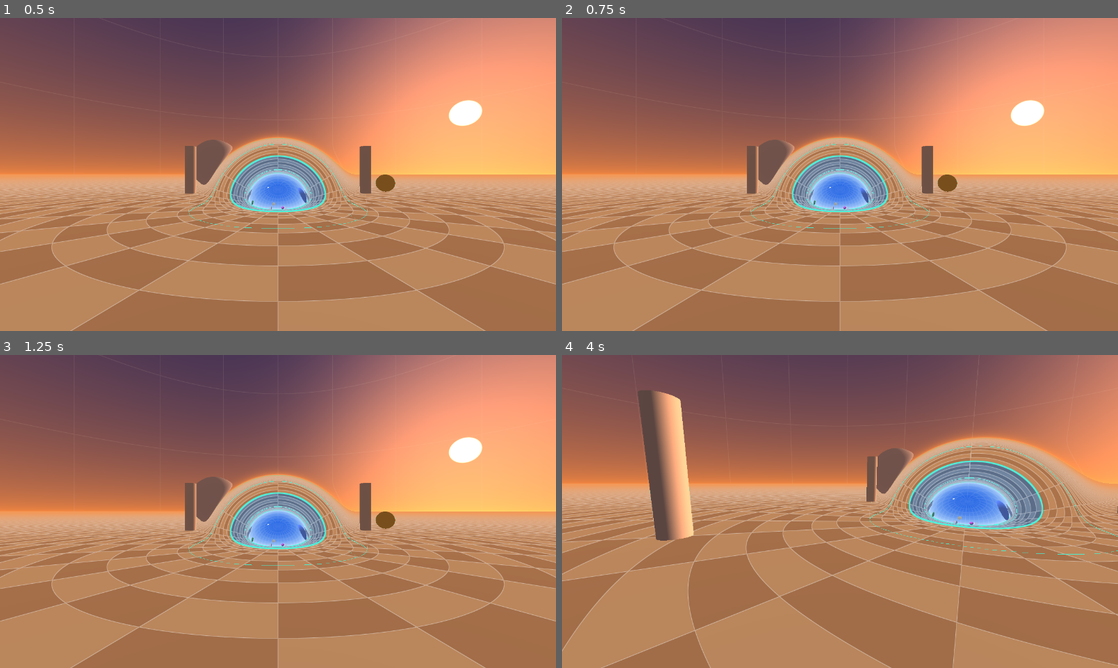
Above: before the commit, frames 1-4 (two rows, left to right).
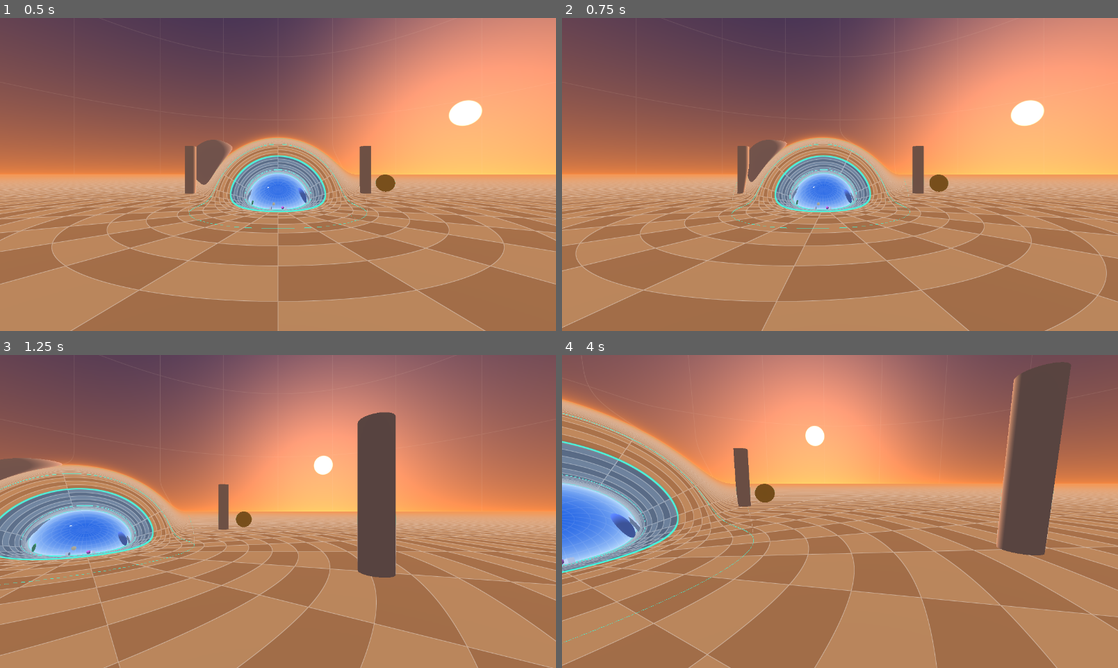
Above: after the commit, the same moments.

Repository: pomid0rko0/steam-frame-wromhole
Game: Godot game, scene res://main.tscn
Same seed, same stepped clock (60 frames per second), same inputs: the game is played once before the commit and once after it.
Inputs (mouse positions are in pixels of both pictures, inside the frame that each line leads up to):
- Up to frame 1 (0.5 s): no input
- Up to frame 2 (0.75 s): tap Enter at 0.5 s; move the mouse to (962, 158) at 0.52 s; hold D from 0.53 s (still down); hold Shift from 0.53 s (still down); click (962, 158) at 0.67 s
- Up to frame 3 (1.25 s): keep holding D; keep holding Shift; tap E at 0.8 s
- Up to frame 4 (4 s): move the mouse to (812, 511) at 1.27 s; release D at 1.28 s; release Shift at 1.28 s; hold W from 1.28 s (still down); tap E at 1.35, 3.8 s; tap Q at 1.55 s; move the mouse to (851, 505) at 2.02 s; hold Q 2.03-2.78 s; tap R at 2.3, 2.85 s; move the mouse to (834, 517) at 2.77 s; tap Shift at 3.05 s; move the mouse to (878, 514) at 3.52 s; hold Shift from 3.53 s (still down)

Frame 1 is identical in both runs. In frame 2, 18% of the frame differs, in the area x 0-100%, y 37-100%; in frame 3, 54%; in frame 4, 62%, in the area x 0-100%, y 0-100%.

Commit message:
Walking: left stick walks (left trigger runs), right stick snap-turns 30 degrees
Split from the controls sketch; needs nothing but main.

- the left stick moves the feet along floor geodesics relative to where the
  head looks, 1.5 m/s, 4 m/s with the left trigger; it walks through the
  throat into universe B like the feet do
- the right stick snap-turns 30 degrees around the head, once per push;
  A goes back to the start
- the overlay's chart -> play map is redone after stick moves and turns
- godot.log gets the controllers' interaction profiles, stick values and
  input focus changes, for when the sticks do nothing in the headset
- keyboard: WASD, Shift, Q/E, R
- tests/walking_test.gd: speed, direction kept, snap turn, reset, a run
  through the throat into B on the floor; the stereo check gets case 3, a
  stick walk and a snap turn before the capture (test_stereo.sh runs the
  check cases with --fixed-fps 60 so every mode walks the same way)

Not checked in the headset.

Co-Authored-By: Claude Opus 5.5 <noreply@anthropic.com>
Claude-Session: https://claude.ai/code/session_01Wt86m4dW67tq47J29zezFu

Diff:
--- a/godot/main.gd
+++ b/godot/main.gd
@@ -1,18 +1,22 @@
 extends Node3D
-## Real-time wormhole for VR: walking in the room is the only way to move. Every pixel is ray
-## traced along a geodesic of the wormhole space in the shader; this script tracks where the
-## viewer is in that curved space.
+## Real-time wormhole for VR: walking in the room, the left stick walks, the right stick
+## snap-turns (button map in the README). Every pixel is ray traced along a geodesic of the
+## wormhole space in the shader; this script tracks where the viewer is in that curved space.
 ##
 ## Body model: the feet stay on the floor (the totally geodesic equatorial surface
-## n.z = 0). Physical movement in the play space moves the feet along floor geodesics,
-## parallel-transporting the play-space axes; the head sits head-height above the feet
-## along the floor normal. Each eye is derived in the shader from that view's own
-## matrices (see shaders/wormhole.gdshader).
+## n.z = 0). Physical movement in the play space and stick locomotion move the feet along
+## floor geodesics, parallel-transporting the play-space axes; snap turns rotate those axes;
+## the head sits head-height above the feet along the floor normal. Each eye is derived in
+## the shader from that view's own matrices (see shaders/wormhole.gdshader).
 
 # optozorax's SDF (sphere 0.3, planes +-0.5, union_round 0.1) at 1 unit = 10 m
 const THROAT_RADIUS := 3.0
 const HALF_LENGTH := 5.0
 const FILLET := 1.0
+const WALK_SPEED := 1.5             # metres per second at full stick
+const RUN_SPEED := 4.0
+const STICK_DEAD_ZONE := 0.15
+const SNAP_ANGLE := deg_to_rad(30.0)
 const START_POS := Vector3(10.0, 0.0, 0.0)   # chart A, on the floor
 const START_FORWARD := Vector3(-1.0, 0.0, 0.0)
 const DESKTOP_HEAD_HEIGHT := 1.6
@@ -42,6 +46,12 @@
 var desktop_pitch := 0.0
 var await_pose := false        # XR: place the viewer once head tracking delivers a pose
 var show_check := false         # the stereo check (see _add_check)
+var left_hand: XRController3D
+var right_hand: XRController3D
+var button_was := {}
+var snap_armed := true          # the right stick went back to the middle since the last turn
+var logged_profiles := {}
+var input_log_time := 0.0
 var overlay: Node3D            # drawn by Godot itself in chart A coordinates; maps chart A -> play
 
 
@@ -53,6 +63,10 @@
 		var oxr := xr as OpenXRInterface
 		if oxr:
 			oxr.pose_recentered.connect(func() -> void: recentered = true)
+			# for godot.log: input reaches the app only while the session is focused (an open
+			# SteamVR dashboard takes the focus away)
+			oxr.session_visible.connect(func() -> void: print("XR session visible (no input focus: dashboard open?)"))
+			oxr.session_focussed.connect(func() -> void: print("XR session focused: controller input active"))
 		await_pose = true
 		# Render XR from a SubViewport. With XR on the root viewport Godot also mirrors the left
 		# eye into the desktop window, and SteamVR may show that window on a virtual screen
@@ -69,6 +83,12 @@
 	camera = XRCamera3D.new()
 	camera.near = 0.05
 	origin.add_child(camera)
+	left_hand = XRController3D.new()
+	left_hand.tracker = &"left_hand"
+	origin.add_child(left_hand)
+	right_hand = XRController3D.new()
+	right_hand.tracker = &"right_hand"
+	origin.add_child(right_hand)
 
 	material = ShaderMaterial.new()
 	material.shader = load("res://shaders/wormhole.gdshader")
@@ -125,19 +145,35 @@
 		camera.basis = Basis.from_euler(Vector3(desktop_pitch, desktop_yaw, 0.0))
 
 
-func _process(_delta: float) -> void:
+func _process(delta: float) -> void:
 	if await_pose and not camera.transform.is_equal_approx(Transform3D.IDENTITY):
 		# the first tracked pose: face the start direction from where the head actually is
 		await_pose = false
 		place(1.0, START_POS, START_FORWARD)
+	if in_xr:
+		_log_input(delta)
+	var moved := _handle_turn_and_reset()
+
 	var head := camera.transform   # play space (the origin never moves)
 	var hz := Vector2(head.origin.x, head.origin.z)
 	if recentered:
 		prev_head = hz
 		recentered = false
+		moved = true
+	var step := hz - prev_head
+	prev_head = hz
+	var stick := _move_input()
+	if stick.length() > STICK_DEAD_ZONE:
+		# along the stick, relative to where the head looks
+		var fwd := _head_forward_xz()
+		var rgt := Vector2(-fwd.y, fwd.x)
+		var speed := RUN_SPEED if _run_pressed() else WALK_SPEED
+		step += (stick.y * fwd + stick.x * rgt) * speed * delta
+		moved = true
+	_walk(step)
+	if moved:
+		# the controls moved the world against the room; physical walking does not
 		_update_chart_map()
-	_walk(hz - prev_head)
-	prev_head = hz
 	if overlay:
 		# the chart -> play map only exists with the feet in the flat part
 		overlay.visible = foot_l > space.L
@@ -148,6 +184,62 @@
 	material.set_shader_parameter("head_n", hp[1])
 	material.set_shader_parameter("head_f", PackedVector4Array(hp[2]))
 	material.set_shader_parameter("head_pos", head.origin)
+
+
+## Writes the controllers' interaction profiles and stick values to godot.log.
+func _log_input(delta: float) -> void:
+	for hand: XRController3D in [left_hand, right_hand]:
+		var tracker := XRServer.get_tracker(hand.tracker) as XRControllerTracker
+		var profile: String = tracker.profile if tracker else "(no tracker)"
+		if logged_profiles.get(hand.tracker, "") != profile:
+			logged_profiles[hand.tracker] = profile
+			print(hand.tracker, " interaction profile: ", profile)
+	input_log_time -= delta
+	var ls := left_hand.get_vector2(&"primary")
+	var rs := right_hand.get_vector2(&"primary")
+	if input_log_time <= 0.0 and (ls.length() > 0.2 or rs.length() > 0.2):
+		input_log_time = 2.0
+		print("sticks left ", ls, " right ", rs)
+
+
+func _pressed_once(key: String, down: bool) -> bool:
+	var was: bool = button_was.get(key, false)
+	button_was[key] = down
+	return down and not was
+
+
+## Left stick / WASD: x right, y forward.
+func _move_input() -> Vector2:
+	var v := Vector2.ZERO
+	if in_xr:
+		v = left_hand.get_vector2(&"primary")
+	v.x += float(Input.is_key_pressed(KEY_D)) - float(Input.is_key_pressed(KEY_A))
+	v.y += float(Input.is_key_pressed(KEY_W)) - float(Input.is_key_pressed(KEY_S))
+	return v.limit_length(1.0)
+
+
+## Left trigger / Shift.
+func _run_pressed() -> bool:
+	return Input.is_key_pressed(KEY_SHIFT) or (in_xr and left_hand.get_float(&"trigger") > 0.5)
+
+
+## Right stick left/right (Q / E): snap turn. Right A (R): back to the start. True if either
+## moved the viewer against the room.
+func _handle_turn_and_reset() -> bool:
+	var turn := 0.0
+	if in_xr:
+		turn = right_hand.get_vector2(&"primary").x
+	turn += float(Input.is_key_pressed(KEY_E)) - float(Input.is_key_pressed(KEY_Q))
+	var moved := false
+	if absf(turn) > 0.7 and snap_armed:
+		_rotate_frame(signf(turn) * SNAP_ANGLE)
+		snap_armed = false
+		moved = true
+	elif absf(turn) < 0.3:
+		snap_armed = true
+	if _pressed_once("reset", Input.is_key_pressed(KEY_R) or (in_xr and right_hand.is_button_pressed(&"ax_button"))):
+		place(1.0, START_POS, START_FORWARD)    # also redoes the chart -> play map
+	return moved
 
 
 ## Move the feet along the floor by a play-space displacement (x, z).
--- a/godot/tests/multiview_check.gd
+++ b/godot/tests/multiview_check.gd
@@ -5,7 +5,10 @@
 ## Comparing them shows whether green lands exactly on the ray-traced white lines and red balls.
 ##   godot --path . -s res://tests/multiview_check.gd -- out_prefix ray|floor|domain|balls|both case
 ## case 0: straight head, parallel eyes; 1: turned/tilted head, canted eyes, asymmetric frusta;
-## 2: as 1, then the head walks 0.7 m and turns 35 degrees over ten frames before the capture.
+## 2: as 1, then the head walks 0.7 m and turns 35 degrees over ten frames before the capture;
+## 3: as 1, then the left stick walks forward and right (keys W, D) and the right stick turns
+## 30 degrees right (key E): the overlay must follow the world. Run with --fixed-fps 60, so
+## every mode walks the same distance.
 
 var main: Node3D
 var hmd
@@ -55,6 +58,18 @@
 				grid.visible = false
 	if case == 2 and frames >= 5 and frames < 15:
 		hmd.head = Transform3D(Basis(Vector3.UP, deg_to_rad(-3.5)), Vector3(0.04, 0.0, -0.05)) * hmd.head
+	if case == 3:
+		match frames:
+			5:
+				_key(KEY_W, true)
+				_key(KEY_D, true)
+			15:
+				_key(KEY_W, false)
+				_key(KEY_D, false)
+			16:
+				_key(KEY_E, true)
+			18:
+				_key(KEY_E, false)
 	if frames == 24:
 		var rid: RID = main.xr_view.get_texture().get_rid()
 		for i in 2:
@@ -64,3 +79,11 @@
 		print("saved ", mode)
 		return true
 	return false
+
+
+func _key(code: Key, down: bool) -> void:
+	var ev := InputEventKey.new()
+	ev.keycode = code
+	ev.physical_keycode = code
+	ev.pressed = down
+	Input.parse_input_event(ev)
--- /dev/null
+++ b/godot/tests/walking_test.gd
@@ -0,0 +1,111 @@
+extends SceneTree
+## Stick walking and snap turn through the desktop keys (the same code paths the sticks and
+## buttons drive), run with --fixed-fps 60; exit status 1 on any failure:
+##   godot --path . --fixed-fps 60 -s res://tests/walking_test.gd
+## 1. W for one second walks 1.5 m toward the wormhole (chart A: x from 10 to 8.5)
+## 2. E snap-turns the view 30 degrees to the right, Q back to the left
+## 3. R puts the viewer back at the start, facing the wormhole
+## 4. Shift + W for six seconds runs 24 m: through the middle of the throat into universe B,
+##    on the floor, still walking straight (chart B: x = -10.86)
+
+var main: Node3D
+var frames := 0
+var fails := 0
+
+
+func _initialize() -> void:
+	main = load("res://main.tscn").instantiate()
+	main.xr_name = "none"
+	root.add_child(main)
+
+
+func _check(name: String, ok: bool, detail: String) -> void:
+	print(("PASS " if ok else "FAIL ") + name + "  " + detail)
+	if not ok:
+		fails += 1
+
+
+func _key(code: Key, down: bool) -> void:
+	var ev := InputEventKey.new()
+	ev.keycode = code
+	ev.physical_keycode = code
+	ev.pressed = down
+	Input.parse_input_event(ev)
+
+
+## The side the feet are on (+1 universe A, -1 universe B) and their chart position there.
+func _side() -> float:
+	return signf(main.foot_l)
+
+
+func _feet() -> Vector3:
+	return main.space.chart_position(main.foot_l, main.foot_n)
+
+
+## Which way the view points in the chart of the feet's side (horizontal).
+func _forward() -> Vector3:
+	var U: Vector4 = -main.frame[2]        # play-space forward is -z
+	var d: Vector3 = _side() * U.x * main.foot_n + Vector3(U.y, U.z, U.w)
+	if _side() < 0.0:
+		d.x = -d.x
+	return Vector3(d.x, d.y, 0.0).normalized()
+
+
+func _process(_delta: float) -> bool:
+	frames += 1
+	match frames:
+		5:
+			_key(KEY_W, true)
+		65:
+			_key(KEY_W, false)
+		67:
+			var p := _feet()
+			_check("W walks 1.5 m per second", absf(p.x - 8.5) < 0.03 and absf(p.y) < 0.01, "feet at (%.3f, %.3f), expected (8.5, 0)" % [p.x, p.y])
+			_check("walking keeps the view direction", _forward().distance_to(Vector3(-1, 0, 0)) < 1e-3, "forward %s" % _forward())
+			_key(KEY_E, true)
+		69:
+			_key(KEY_E, false)
+		71:
+			var f := _forward()
+			# turning right from -x (whose right is +y) gives (-cos 30, +sin 30)
+			var want := Vector3(-cos(deg_to_rad(30.0)), sin(deg_to_rad(30.0)), 0.0)
+			_check("E snap-turns 30 degrees right", f.distance_to(want) < 1e-3, "forward (%.4f, %.4f), expected (%.4f, %.4f)" % [f.x, f.y, want.x, want.y])
+			var p := _feet()
+			_check("turning leaves the feet in place", absf(p.x - 8.5) < 0.03 and absf(p.y) < 0.01, "feet at (%.3f, %.3f)" % [p.x, p.y])
+			_key(KEY_E, true)          # held: one turn per push, not one per frame
+		81:
+			_key(KEY_E, false)
+		83:
+			var f := _forward()
+			var want := Vector3(-cos(deg_to_rad(60.0)), sin(deg_to_rad(60.0)), 0.0)
+			_check("holding E turns once", f.distance_to(want) < 1e-3, "forward (%.4f, %.4f), expected (%.4f, %.4f)" % [f.x, f.y, want.x, want.y])
+			_key(KEY_Q, true)
+		85:
+			_key(KEY_Q, false)
+		87:
+			var f := _forward()
+			var want := Vector3(-cos(deg_to_rad(30.0)), sin(deg_to_rad(30.0)), 0.0)
+			_check("Q snap-turns 30 degrees left", f.distance_to(want) < 1e-3, "forward (%.4f, %.4f), expected (%.4f, %.4f)" % [f.x, f.y, want.x, want.y])
+			_key(KEY_R, true)
+		89:
+			_key(KEY_R, false)
+		91:
+			var p := _feet()
+			var ok: bool = p.distance_to(Vector3(10, 0, 0)) < 1e-3 and _forward().distance_to(Vector3(-1, 0, 0)) < 1e-3
+			_check("R goes back to the start, facing the wormhole", ok, "feet (%.3f, %.3f), forward %s" % [p.x, p.y, _forward()])
+			_key(KEY_SHIFT, true)
+			_key(KEY_W, true)
+		451:
+			_key(KEY_W, false)
+			_key(KEY_SHIFT, false)
+		453:
+			# 24 m from chart A x = 10: 6 m of flat floor, 2L = 11.14 m of throat, 6.86 m in B
+			var want_r: float = 24.0 - (10.0 - main.space.Rout) - 2.0 * main.space.L + main.space.Rout
+			var p := _feet()
+			_check("Shift + W runs through the throat into universe B", _side() < 0.0 and absf(p.x + want_r) < 0.05 and absf(p.y) < 0.01,
+					"side %+.0f, feet at (%.3f, %.3f), expected (%.3f, 0)" % [_side(), p.x, p.y, -want_r])
+			_check("on the floor in B", absf(main.foot_n.z) < 1e-6, "n.z %s" % main.foot_n.z)
+			_check("still walking straight in B", _forward().distance_to(Vector3(-1, 0, 0)) < 1e-3, "forward %s" % _forward())
+			print("FAILURES: ", fails)
+			quit(1 if fails > 0 else 0)
+	return false
Not shown, added: godot/tests/walking_test.gd.uid
Not shown, changed: README.md
Not shown, changed: tools/test_stereo.sh
